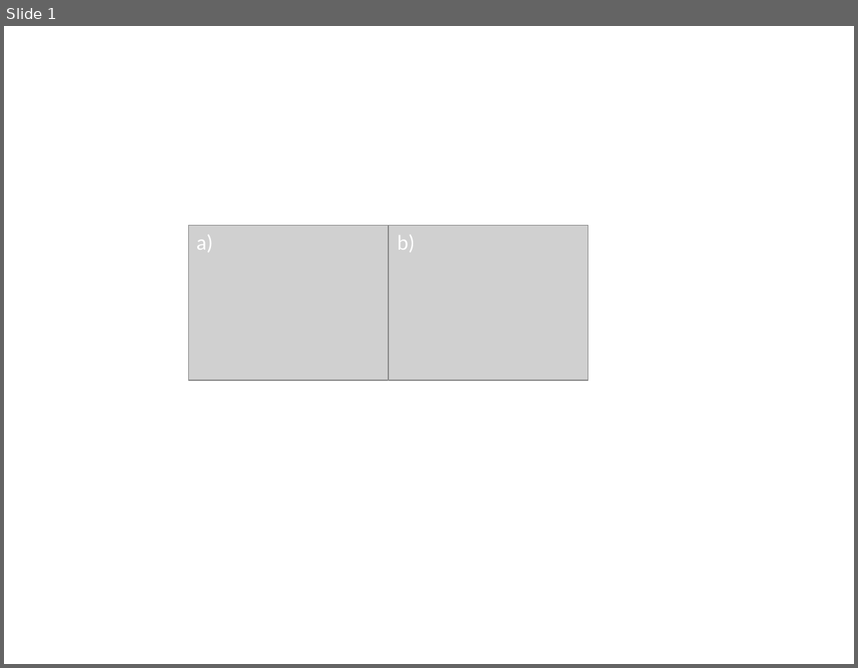
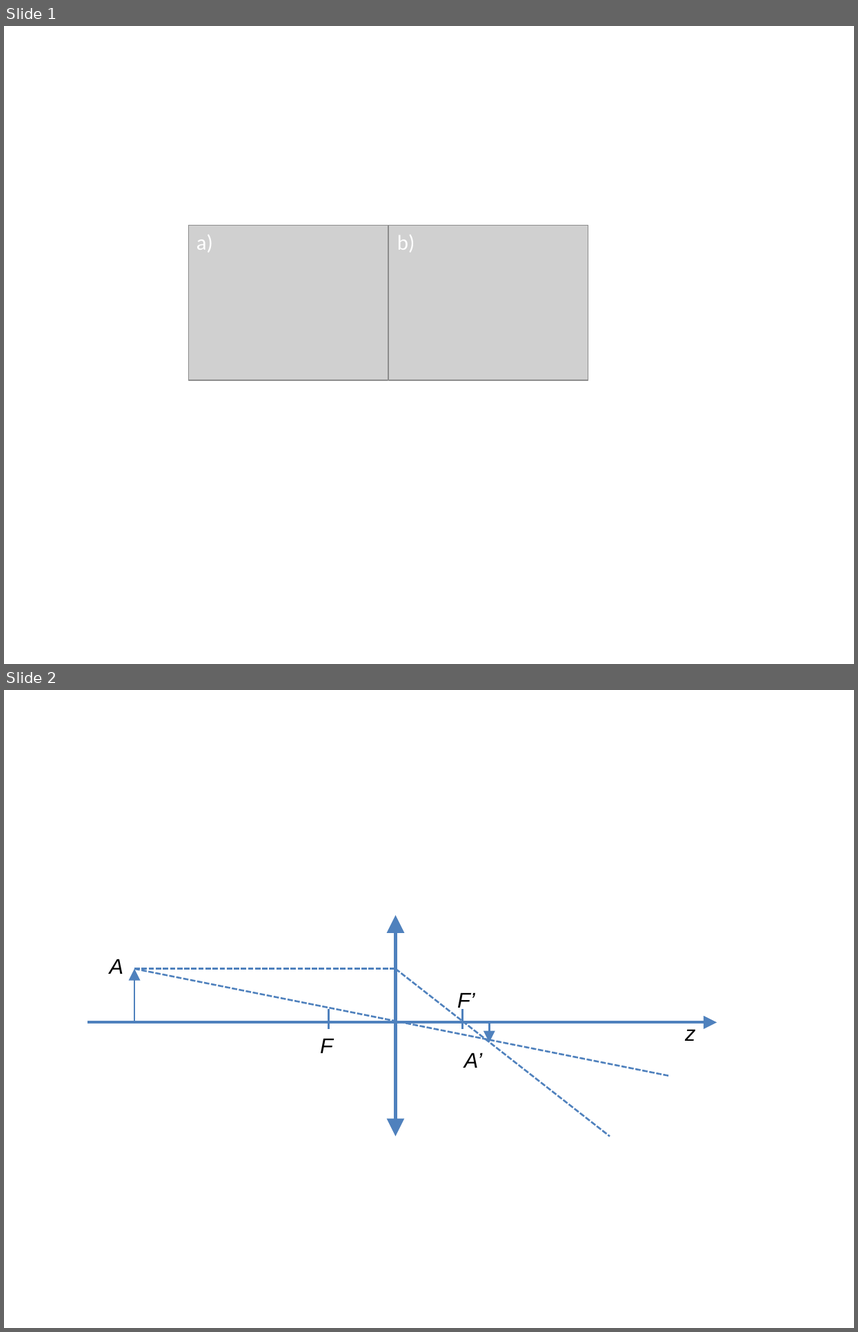
Before and after one commit to aline-vernier/octo-elective, a slide deck: illustrations.pptx. Shown one above the other, each under a label of ours: slide 1 before the commit, slides 1 and 2 after it. The pictures are 858x668 and 858x1332 pixels, drawn with LibreOffice and Linux fonts; fonts in the diff are those of the drawing; grey boxes stand for pictures. Boxes give left, top, right and bottom in pixels: in the first picture for what was removed or moved away, otherwise in the second. Text is boxed around its words. In the diff, an @@ line names an element or a change of style, - is before the commit and + after.

```diff
--- a/illustrations.pptx
+++ b/illustrations.pptx
@@ slide 2 added at [4,690,854,1328], background #FFFFFF @@
@@ double arrow added from (396, 1136) to (396, 915), #4F81BD 3 pt @@
@@ text added at [110,958,124,974], 18 pt, text #000000, italic @@
+A
@@ arrow added from (135, 1023) to (135, 969), #4F81BD 1.5 pt @@
@@ line added from (135, 969) to (396, 969), #4F81BD 1.5 pt dashed @@
@@ line added from (135, 969) to (670, 1076), #4F81BD 1.5 pt dashed @@
@@ line added from (396, 969) to (610, 1136), #4F81BD 1.5 pt dashed @@
@@ text added at [457,992,475,1011], 18 pt, text #000000, italic @@
+F’
@@ line added from (329, 1029) to (329, 1009), #4F81BD 2.25 pt @@
@@ line added from (462, 1029) to (462, 1009), #4F81BD 2.25 pt @@
@@ arrow added from (87, 1023) to (717, 1023), #4F81BD 2.25 pt @@
@@ text added at [320,1038,333,1053], 18 pt, text #000000, italic @@
+F
@@ arrow added from (489, 1023) to (489, 1042), #4F81BD 1.5 pt @@
@@ text added at [685,1029,695,1041], 18 pt, text #000000, italic @@
+z
@@ text added at [464,1052,482,1067], 18 pt, text #000000, italic @@
+A’
```
Also in this commit, not shown: 1 other file.
